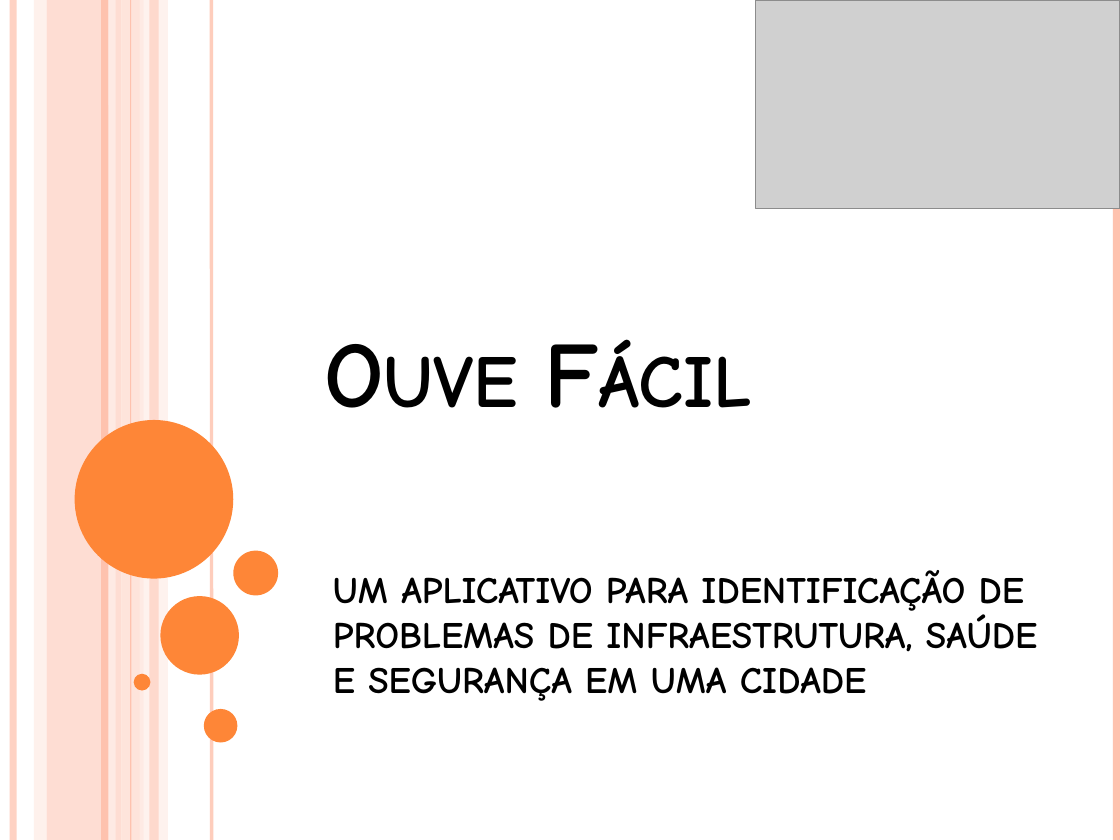
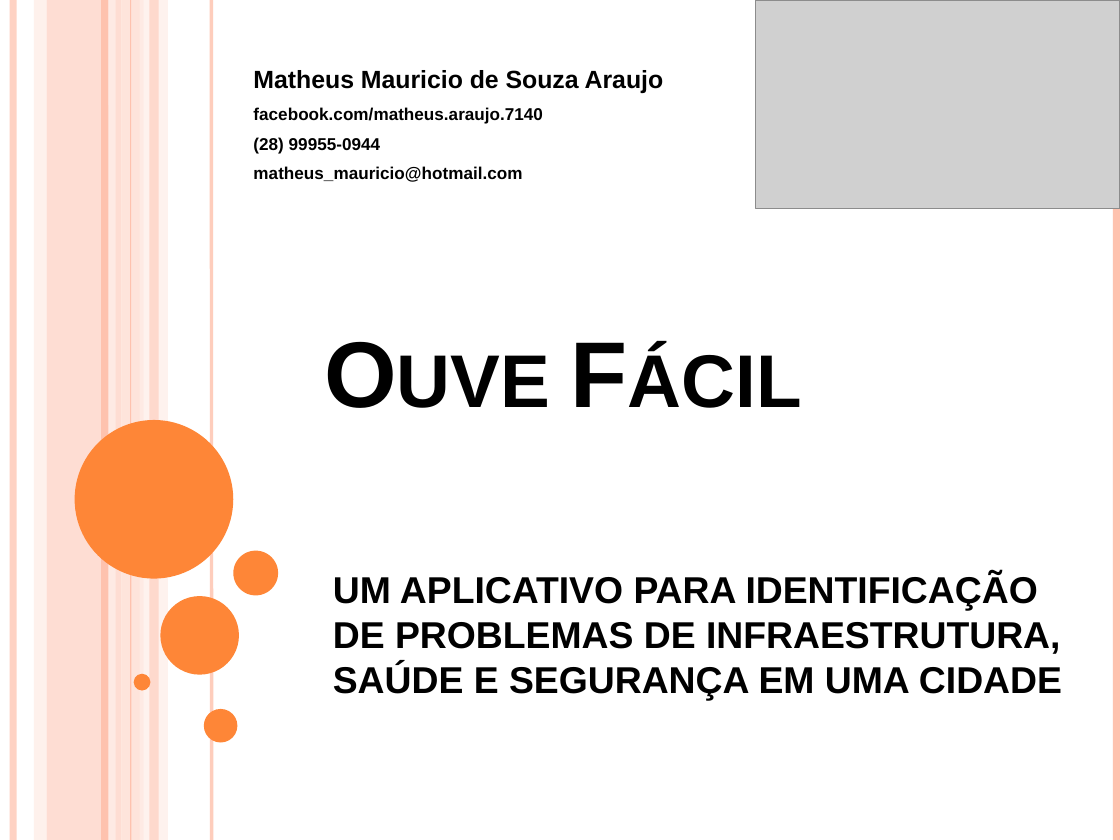
Before and after one commit to matheusmauricio/TCC, a slide deck: slide 1 of Outros/slide.pptx. Drawn at 1120x840 pixels with LibreOffice and Linux fonts; fonts in the diff are those of the drawing; grey boxes stand for pictures. Boxes give left, top, right and bottom in pixels: in the first picture for what was removed or moved away, otherwise in the second. Text is boxed around its words. In the diff, an @@ line names an element or a change of style, - is before the commit and + after.

```diff
--- a/Outros/slide.pptx
+++ b/Outros/slide.pptx
@@ text added at (253, 70, 664, 182), 11 pt, text #000000, bold @@
+Matheus Mauricio de Souza Araujo
+facebook.com/matheus.araujo.7140
+(28) 99955-0944
+matheus_mauricio@hotmail.com
@@ title "Ouve Fácil" at (314, 199, 1070, 431): font Comic Neue to Arial @@
@@ subtitle "UM APLICATIVO PARA IDENTIFICAÇÃO DE ..." at (333, 574, 1062, 701): font Comic Neue to Arial @@
```
Also in this commit, not shown: 9 other slides changed, 2 slides added, 6 other files.
